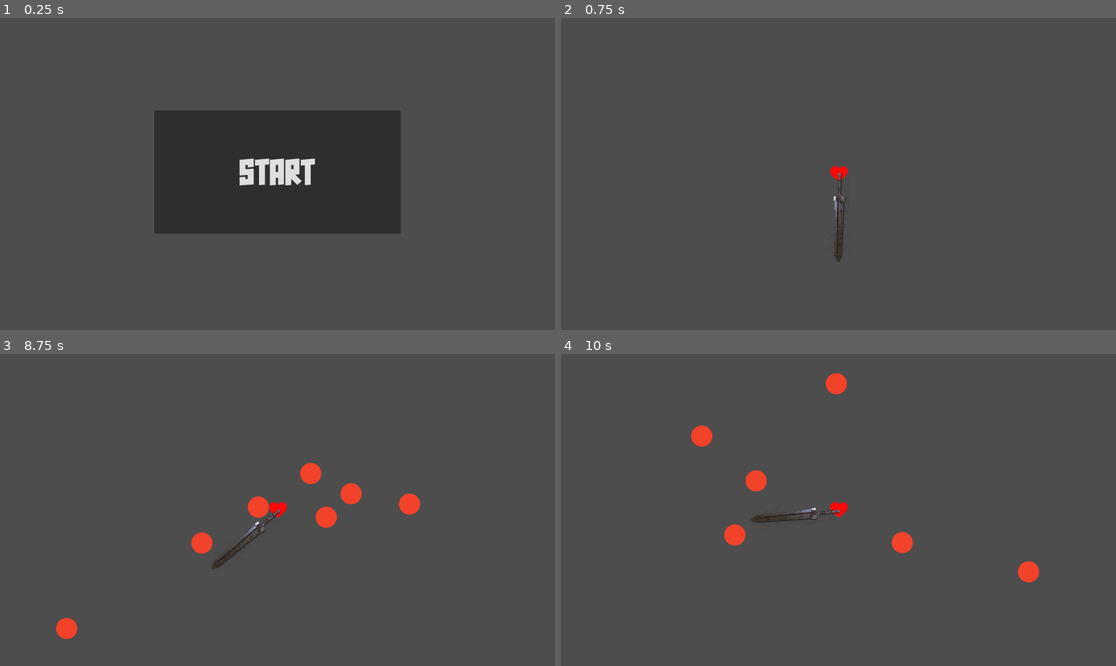
Above: before the commit, frames 1-4 (two rows, left to right).
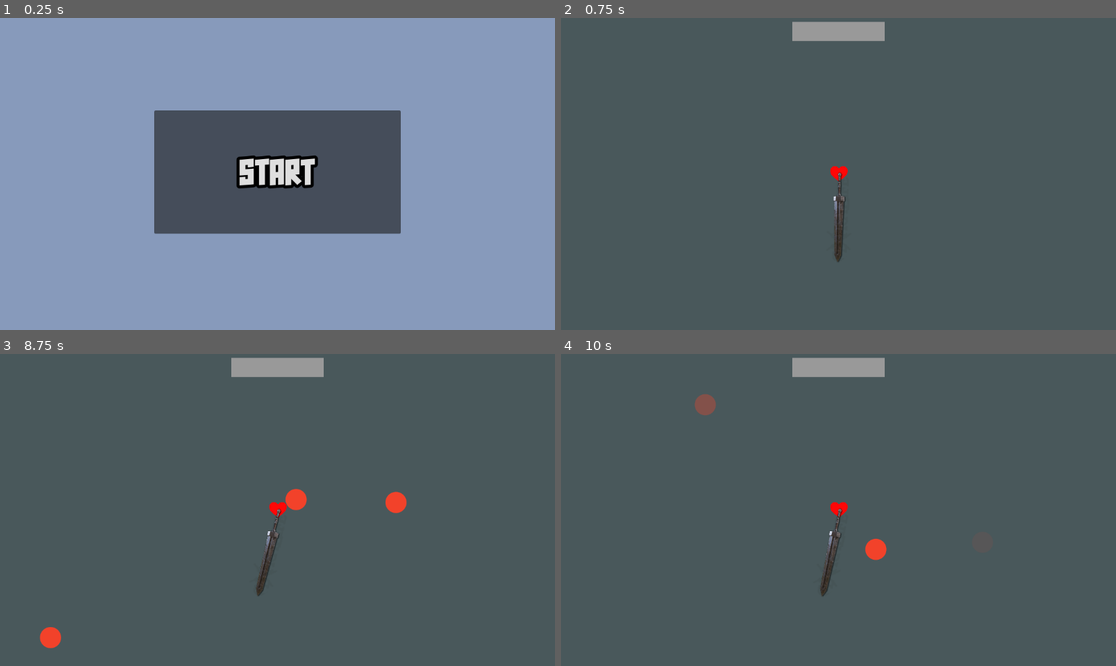
Above: after the commit, the same moments.

Repository: Odeguy/code-green-game
Game: Godot game, scene res://game.tscn
Same seed, same stepped clock (60 frames per second), same inputs: the game is played once before the commit and once after it.
Inputs:
- Up to frame 1 (0.25 s): no input
- Up to frame 2 (0.75 s): click "Start" at 0.5 s
- Up to frame 3 (8.75 s): tap Enter at 1.25 s; hold Right (right) 1.28-2.03 s; hold Left (left) 2.03-2.78 s; hold Right (right) 2.78-4.28 s; hold Left (left) 4.28-6.53 s; hold Right (right) from 6.53 s (still down)
- Up to frame 4 (10 s): release Right (right) at 8.78 s; hold Left (left) from 8.78 s (still down)

The runs differ from the first frame. In frame 1, 99% of the frame differs, in the area x 0-100%, y 0-100%; in frame 2, 1.0%; in frame 3, 3.6%; in frame 4, 3.3%.

Commit message:
low battery

Diff:
--- a/battle_scene.tscn
+++ b/battle_scene.tscn
@@ -1,12 +1,49 @@
-[gd_scene load_steps=5 format=3 uid="uid://c5v0qjeml41ny"]
+[gd_scene load_steps=9 format=3 uid="uid://c5v0qjeml41ny"]
 
 [ext_resource type="Script" uid="uid://rcofyp6ua674" path="res://battle_scene_script.gd" id="1_fw8re"]
 [ext_resource type="PackedScene" uid="uid://c2wl5cg3o02bs" path="res://sword.tscn" id="2_r5l0u"]
 [ext_resource type="PackedScene" uid="uid://dq30wji3p06g6" path="res://flyer.tscn" id="3_5g7vw"]
 [ext_resource type="PackedScene" uid="uid://dwnng1jw2onhi" path="res://heart.tscn" id="4_5joda"]
+[ext_resource type="Shader" uid="uid://duceo5t6wo4qi" path="res://circle_shader.gdshader" id="5_gf131"]
+
+[sub_resource type="StyleBoxFlat" id="StyleBoxFlat_5joda"]
+bg_color = Color(0.287359, 0.346485, 0.357025, 1)
+
+[sub_resource type="ShaderMaterial" id="ShaderMaterial_sl17i"]
+shader = ExtResource("5_gf131")
+shader_parameter/circle_color = Color(1, 1, 1, 1)
+shader_parameter/circle_multiplier = 10.0
+shader_parameter/speed = 1.0
+shader_parameter/direction = Vector2(1, 1)
+shader_parameter/rotation = Transform2D(1, -1, 1, 1, 0, 0)
+
+[sub_resource type="StyleBoxFlat" id="StyleBoxFlat_x5h4l"]
 
 [node name="battle_scene" type="Node2D"]
 script = ExtResource("1_fw8re")
 sword_scene = ExtResource("2_r5l0u")
 flyer_scene = ExtResource("3_5g7vw")
 heart_scene = ExtResource("4_5joda")
+
+[node name="Background" type="Panel" parent="."]
+z_index = -1
+offset_right = 1152.0
+offset_bottom = 648.0
+mouse_filter = 2
+theme_override_styles/panel = SubResource("StyleBoxFlat_5joda")
+
+[node name="HealthMeterBack" type="Panel" parent="."]
+offset_left = 480.0
+offset_top = 8.0
+offset_right = 672.0
+offset_bottom = 48.0
+
+[node name="HealthMater" type="HSplitContainer" parent="HealthMeterBack"]
+layout_mode = 0
+offset_right = 192.0
+offset_bottom = 40.0
+
+[node name="Panel" type="Panel" parent="HealthMeterBack/HealthMater"]
+material = SubResource("ShaderMaterial_sl17i")
+layout_mode = 2
+theme_override_styles/panel = SubResource("StyleBoxFlat_x5h4l")
--- a/battle_scene_script.gd
+++ b/battle_scene_script.gd
@@ -9,6 +9,7 @@
 @onready var screen_size: Vector2 = get_viewport_rect().size
 @onready var escalation: int = 1
 @onready var counter: int = 0
+@export var health: int = 100
 
 func _ready() -> void:
 	var sword: Sword = sword_scene.instantiate()
@@ -45,7 +46,7 @@
 
 	var radius: int = (randi() % 15) + 15
 	var color: Color = Color(randf(), randf(), randf())
-	var speed: int = (randi() % 5) * escalation
+	var speed: int = (randi() % 3) * escalation + 1
 	flyer.set_params(radius, color, speed)
 
 	add_child(flyer)
--- /dev/null
+++ b/circle_shader.gdshader
@@ -0,0 +1,23 @@
+shader_type canvas_item;
+
+uniform sampler2D gradient;
+uniform vec4 circle_color : source_color = vec4(1.0,1.0,1.0,1.0);
+uniform float circle_multiplier = 10.0;
+uniform float speed = 1.0;
+uniform vec2 direction = vec2(1.0,1.0);
+uniform mat2 rotation = mat2(vec2(1.0,1.0), vec2(-1.0,1.0));
+
+void fragment() {
+	vec2 direction_norm = normalize(direction);
+	vec2 uv = UV;
+	vec2 uv_deriv = fwidthFine(uv);
+	float aspect_ratio = uv_deriv.y / uv_deriv.x;
+	uv.x *= aspect_ratio;
+	vec2 tiled_UV = rotation * (uv * circle_multiplier - direction_norm * TIME * speed);
+	vec2 local_uv = fract(tiled_UV);
+	vec2 center = vec2(0.5);
+	float dist = distance(local_uv, center);
+	float radius = texture(gradient, UV).r;
+	float circle_alpha = 1.0 - step(radius, dist);
+	COLOR = circle_color * vec4(circle_alpha);
+}
--- a/flyer.tscn
+++ b/flyer.tscn
@@ -18,9 +18,12 @@
 script = ExtResource("1_2lwsp")
 
 [node name="RigidBody2D" type="RigidBody2D" parent="."]
+disable_mode = 1
 collision_mask = 3
 physics_material_override = SubResource("PhysicsMaterial_2lwsp")
 gravity_scale = 0.0
+contact_monitor = true
+max_contacts_reported = 5
 
 [node name="CollisionShape2D" type="CollisionShape2D" parent="RigidBody2D"]
 shape = SubResource("CircleShape2D_2lwsp")
@@ -34,3 +37,5 @@
 grow_horizontal = 2
 grow_vertical = 2
 theme_override_styles/panel = SubResource("StyleBoxFlat_mx0c2")
+
+[connection signal="body_entered" from="RigidBody2D" to="." method="_on_rigid_body_2d_body_entered"]
--- a/flyer_script.gd
+++ b/flyer_script.gd
@@ -22,3 +22,14 @@
 	radius = radi
 	color = col
 	speed = fast
+
+
+
+func _on_rigid_body_2d_body_entered(body: Node) -> void:
+	var opp = body.get_parent()
+	if opp is Sword:
+		$RigidBody2D/CollisionShape2D.disabled = true
+		while self.modulate.a > 0:
+			self.modulate.a -= 0.02
+			await get_tree().process_frame
+		self.queue_free()
--- a/heart_script.gd
+++ b/heart_script.gd
@@ -5,3 +5,4 @@
 @export var health: int
 
 signal broken
+signal hit
--- a/main_menu.tscn
+++ b/main_menu.tscn
@@ -1,8 +1,11 @@
-[gd_scene load_steps=4 format=3 uid="uid://d1c8xtf4bro73"]
+[gd_scene load_steps=5 format=3 uid="uid://d1c8xtf4bro73"]
 
 [ext_resource type="Script" uid="uid://bb0k0uqnw3ue2" path="res://main_menu_script.gd" id="1_7vrkn"]
 [ext_resource type="PackedScene" uid="uid://c5v0qjeml41ny" path="res://battle_scene.tscn" id="2_7vrkn"]
 [ext_resource type="FontFile" uid="uid://cdyfuu8l4t4a8" path="res://fonts/Super Squad.otf" id="3_fu7sn"]
+
+[sub_resource type="StyleBoxFlat" id="StyleBoxFlat_fu7sn"]
+bg_color = Color(0.528101, 0.604242, 0.732676, 1)
 
 [node name="main_menu" type="Node2D"]
 script = ExtResource("1_7vrkn")
@@ -13,9 +16,17 @@
 offset_top = 192.0
 offset_right = 832.0
 offset_bottom = 448.0
+theme_override_constants/outline_size = 25
 theme_override_fonts/font = ExtResource("3_fu7sn")
 theme_override_font_sizes/font_size = 50
 text = "Start
 "
 
+[node name="Panel" type="Panel" parent="."]
+z_index = -1
+offset_right = 1152.0
+offset_bottom = 648.0
+mouse_filter = 2
+theme_override_styles/panel = SubResource("StyleBoxFlat_fu7sn")
+
 [connection signal="pressed" from="StartButton" to="." method="_on_start_button_pressed"]
--- a/sword.tscn
+++ b/sword.tscn
@@ -18,10 +18,8 @@
 physics_material_override = SubResource("PhysicsMaterial_r76a6")
 gravity_scale = 0.0
 center_of_mass_mode = 1
-inertia = 10.0
 freeze_mode = 1
 linear_damp_mode = 1
-angular_damp_mode = 1
 
 [node name="TextureRect" type="TextureRect" parent="RigidBody2D"]
 offset_left = -96.0
--- a/sword_script.gd
+++ b/sword_script.gd
@@ -8,11 +8,12 @@
 @onready var screen_size: Vector2 = get_viewport_rect().size
 
 func _input(event: InputEvent) -> void:
-	if event.is_action_pressed("right"):
-		$RigidBody2D.apply_torque(360 * accel)
-	if event.is_action_pressed("left"):
-		$RigidBody2D.apply_torque(-360 * accel)
+	if event.is_action("right"):
+		$RigidBody2D.apply_torque(36000000 * accel)
+	if event.is_action("left"):
+		$RigidBody2D.apply_torque(-36000000 * accel)
 
 func _physics_process(delta: float) -> void:
 	var diff: Vector2 = (screen_size / 2) - $RigidBody2D.global_position
 	$RigidBody2D.global_position += diff / 5
+	$RigidBody2D.angular_damp = speed
Not shown, added: circle_shader.gdshader.uid
